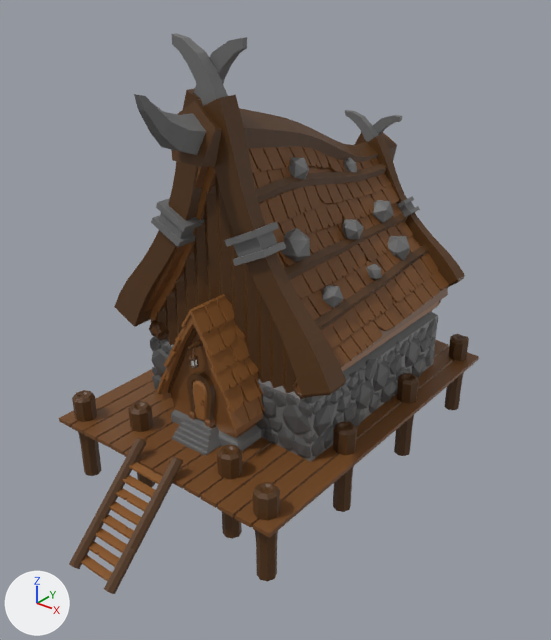
The FBX model Viking-Game/Assets/Models/A_Base/A_ChiefBase.fbx: old version first, new version second.
Rendered twice from a camera (50 mm lens) standing at (-34.18, -18.51, 22.84) and looking at (-44.12, -6.1, 15.15). Lighting does not change. The marker at lower left points along +X, +Y and +Z.

Names of what the first picture shows: 'A_ChiefBase'.
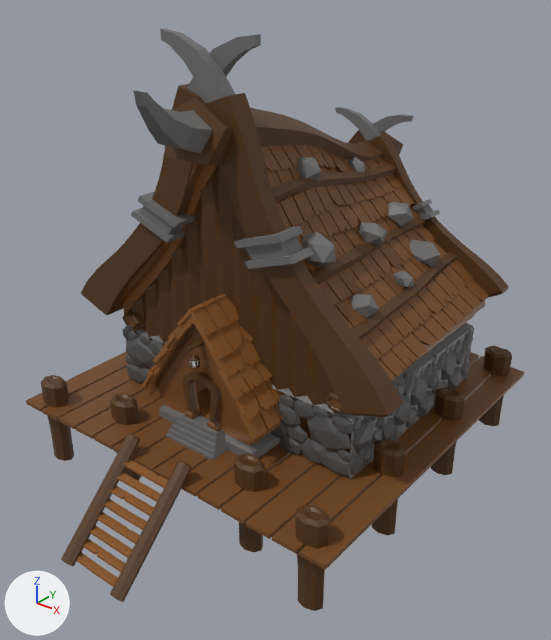
Boxes [x1, y1, x2, y2] around the edits, measured in the pictures (551 x 640 px):
'A_ChiefBase', reshaped, rescaled (19% wider)
    before: [59, 33, 479, 594]
    after: [26, 28, 525, 611]
part 1 of me_cylinder_1336, deleted (brown)
    before: [192, 380, 207, 422]
part 2 of me_cylinder_1336, deleted
    before: [152, 338, 312, 462]

The change, as a list of edits to the scene's bpy script:
```text
Change me_cylinder_1336:
    where me_cylinder_1336.from_pydata(...)  # 10486 vertices, 10253 faces; spans x -330.0..325.0, y -392.0..657.0, z -450.0..674.0
    used by ob_a_chiefbase; location = (-44.71, -4.85, 14.82); rotation_euler = (1.571, 0.0, 0.0), in degrees (90, 0, 0); scale = (0.01, 0.01, 0.01)
    verts and faces of me_cylinder_1336; kept vertices keep their numbers, new ones are numbered from 10486
    before: 973 (-245.0, -67.0, 237.0) at pixel (151, 337), 974 (249.0, -67.0, 237.0) at pixel (312, 404), 1007 (-245.0, -219.0, 237.0) at pixel (155, 390), 1008 (249.0, -219.0, 237.0)
    me_cylinder_1336 part 1: the loose piece of 124 vertices spanning x -23.0..27.0, y -167.0..-56.0, z 314.0..327.0 is deleted
    me_cylinder_1336 part 2
    add delete_faces([(973, 1007, 1008, 974)])
Change ob_a_chiefbase:
    ob_a_chiefbase.scale: (0.01, 0.01, 0.01) -> (0.0141, 0.0101, 0.01)
```
